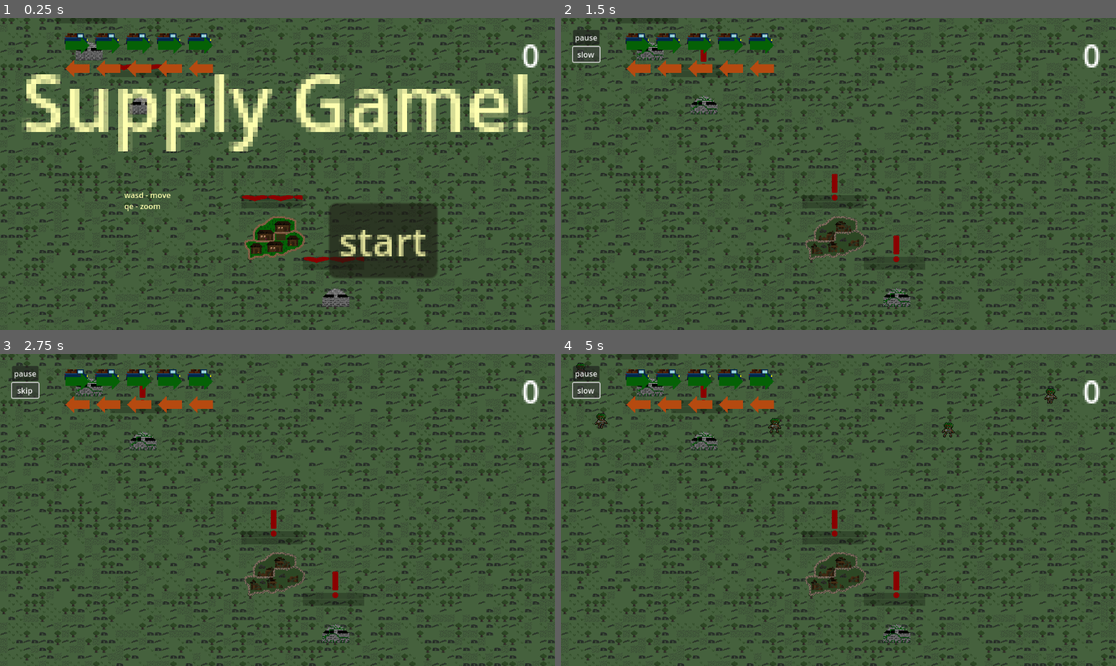
Above: before the commit, frames 1-4 (two rows, left to right).
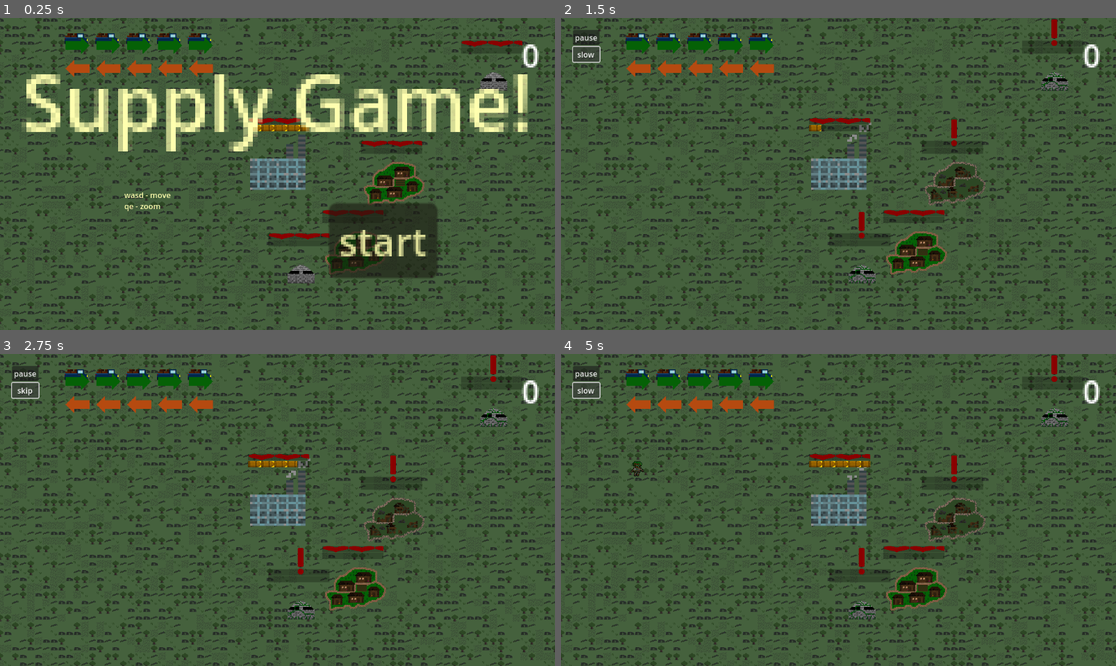
Above: after the commit, the same moments.

Repository: lewis785/ludum-dare-53
Game: Godot game, scene res://scenes/main.tscn
Same seed, same stepped clock (60 frames per second), same inputs: the game is played once before the commit and once after it.
Inputs:
- Up to frame 1 (0.25 s): no input
- Up to frame 2 (1.5 s): click "start" at 0.5 s; click "skip" at 1.25 s
- Up to frame 3 (2.75 s): click "slow" at 2 s
- Up to frame 4 (5 s): click "skip" at 2.75 s; click "slow" at 3.5 s; click "skip" at 4.25 s

The runs differ from the first frame. In frame 1, 21% of the frame differs, in the area x 0-100%, y 0-100%; in frame 2, 23%; in frame 3, 23%; in frame 4, 24%.

Commit message:
Set Default Camera Position

Diff:
--- a/scenes/Camera/camera_link.gd
+++ b/scenes/Camera/camera_link.gd
@@ -8,3 +8,6 @@
 func set_limits(upper_x, upper_y, lower_x, lower_y):
 	if camera.limit_camera:
 		camera.set_limits(upper_x, upper_y, lower_x, lower_y)
+
+func set_to_point(pos : Vector2):
+	camera.position = pos
--- a/scenes/map/map_initialise.gd
+++ b/scenes/map/map_initialise.gd
@@ -14,10 +14,7 @@
 # Called when the node enters the scene tree for the first time.
 func _ready():
 	TG.new(tilemap, width, height, noise_gate)
-	MP.new(tilemap, get_tree(), width, height, map_rows, map_columns)
-	set_camera_limit()
-
-func set_camera_limit():
+	var mp = MP.new(tilemap, get_tree(), width, height, map_rows, map_columns)
 	var map_size = tilemap.get_used_rect().size
 	var tile_size = tilemap.cell_quadrant_size
 	var world_size = map_size * tile_size
@@ -25,3 +22,4 @@
 	var cl = CL.new()
 	cl.link_camera(get_tree())
 	cl.set_limits(0,0,world_size.x,world_size.y)
+	cl.set_to_point(mp.depot_position)
--- a/scenes/map/map_populate.gd
+++ b/scenes/map/map_populate.gd
@@ -14,6 +14,7 @@
 var depot: PackedScene = preload("res://scenes/supply_depot/supply_depot.tscn")
 var roads: PackedScene = preload("res://scenes/roads/roads.tscn")
 
+var depot_position
 # Centre sector is spawn
 # Each Sector has a town
 # Each town has 1-3 turrets close but not adjacent
@@ -90,7 +91,8 @@
 		var local_position =  tilemap.map_to_local(Vector2i(x,y))
 		var instanced_depot = depot.instantiate()
 		tree.current_scene.add_child.call_deferred(instanced_depot)
-		instanced_depot.global_position = tilemap.to_global(local_position)
+		depot_position = tilemap.to_global(local_position)
+		instanced_depot.global_position = depot_position
 
 func spawn_structure(x,y, is_tower=false, first_structure=false):
 	if structure:
